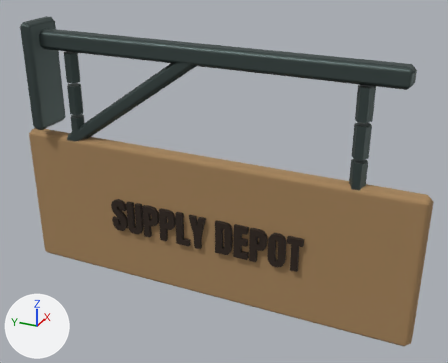
One commit to the glTF model public/models/SignWreckRoom.glb: the scene before it, then after it.
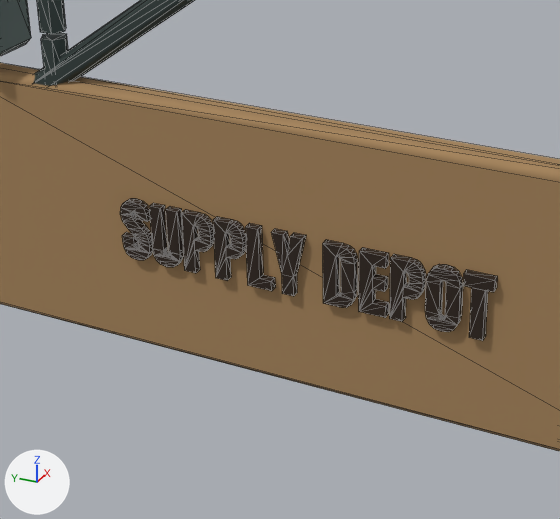
There are two pictures of each version: one whole from a 50 mm camera at (-1.353, -1.142, 3.349) aimed at (0.014, -0.527, 2.666), one close up on the part from 11% to 75% of the width and 27% to 100% of the height. Every picture has the same lights, and +X, +Y and +Z are marked at lower left. The first two pictures are the older version. The close-ups show mesh edges as thin lines. Vertices at exactly the same position are counted once.

Names of what the first close-up shows: 'SignWreckRoom.001'.
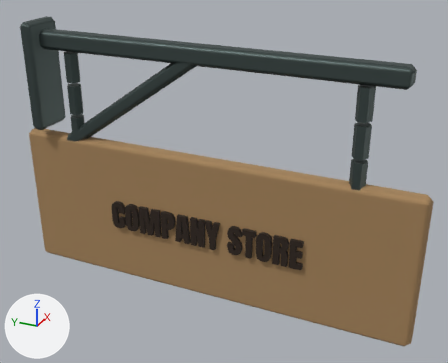
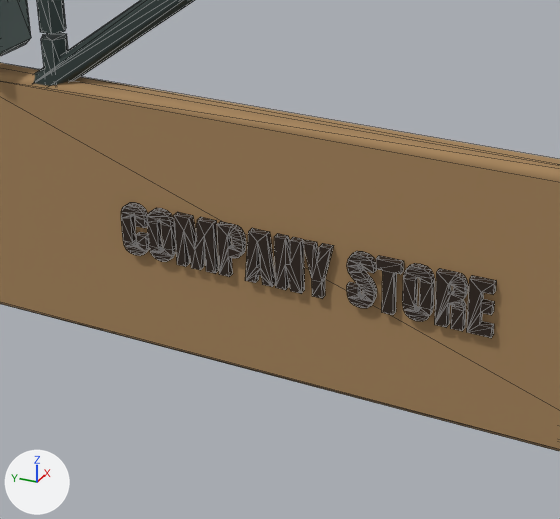
Diff of the bpy script that builds the scene:
```diff
--- a/public/models/SignWreckRoom.glb.py
+++ b/public/models/SignWreckRoom.glb.py
@@ me_signwreckroom @@
 # used by ob_signwreckroom_001; location = (0.0, 0.0, 0.0)
-me_signwreckroom.from_pydata(...)  # 1184 vertices, 2280 faces; spans x -0.06..0.06, y -1.055..0.095, z 2.31..3.05
+me_signwreckroom.from_pydata(...)  # 1308 vertices, 2520 faces; spans x -0.06..0.06, y -1.055..0.095, z 2.31..3.05
+# me_signwreckroom part 1: the loose piece of 24 vertices spanning x -0.036..-0.024, y -0.616..-0.577, z 2.473..2.568 is scaled about its middle by 0.861, then moved by (0.0, -0.152, 0.0)
+# me_signwreckroom part 2: the loose piece of 60 vertices spanning x -0.036..-0.024, y -0.72..-0.673, z 2.473..2.569 is scaled about its middle by 0.861, then moved by (0.0, 0.036, 0.0)
+# me_signwreckroom part 3: the loose piece of 16 vertices spanning x -0.036..-0.024, y -0.766..-0.724, z 2.473..2.568 is scaled about its middle by 0.861, then moved by (0.0, 0.126, 0.0)
+# me_signwreckroom part 4: the loose piece of 114 vertices spanning x -0.036..-0.024, y -0.242..-0.196, z 2.473..2.569 is scaled about its middle by 0.861, then moved by (0.0, -0.359, 0.0)
+# me_signwreckroom part 5: the loose piece of 18 vertices spanning x -0.036..-0.024, y -0.492..-0.444, z 2.473..2.568 is scaled about its middle by 0.861, then moved by (0.0, -0.045, 0.0)
+# me_signwreckroom part 6: the loose piece of 56 vertices spanning x -0.036..-0.024, y -0.398..-0.352, z 2.473..2.568 is scaled about its middle by 0.861, then moved by (0.0, -0.002, 0.0)
+# me_signwreckroom part 7: the loose piece of 60 vertices spanning x 0.024..0.036, y -0.287..-0.24, z 2.473..2.569 is turned 180 degrees about the z axis through its middle and scaled by 0.861, then moved by (-0.06, 0.003, 0.0)
+# me_signwreckroom part 8: the loose piece of 56 vertices spanning x -0.036..-0.024, y -0.346..-0.3, z 2.473..2.568 is rebuilt with 26 vertices and now spans x -0.035..-0.025, y -0.351..-0.287, z 2.48..2.561
+# me_signwreckroom part 9: the loose piece of 12 vertices spanning x -0.036..-0.024, y -0.442..-0.404, z 2.473..2.568 is rebuilt with 24 vertices and now spans x -0.035..-0.025, y -0.443..-0.4, z 2.48..2.561
+# me_signwreckroom part 10: a new loose piece of 84 vertices spanning x -0.035..-0.025, y -0.236..-0.196, z 2.479..2.562, in mat_cgl_ink (black #2b1d12)
+# me_signwreckroom part 11: a new loose piece of 68 vertices spanning x -0.035..-0.025, y -0.727..-0.687, z 2.48..2.561, in mat_cgl_ink (black #2b1d12)
+# me_signwreckroom part 12: a new loose piece of 20 vertices spanning x -0.035..-0.025, y -0.488..-0.448, z 2.48..2.561, in mat_cgl_ink (black #2b1d12)
+# me_signwreckroom part 13: 6 loose pieces with 304 vertices, spanning x -0.036..0.036, y -0.713..-0.247, z 2.473..2.568, are deleted
+# other edits to the shape of me_signwreckroom do not show in these pictures
 me_signwreckroom.materials.append(mat_cgl_steel)
```

Location of each change, (x1, y1, x2, y2) in pixels of the close-ups (560 x 519 px; the box of a moved part takes in the faces that stretch with it):
part 1 of me_signwreckroom, moved or reshaped
    before: (359, 248, 389, 318)
    after: (467, 275, 496, 338)
part 2 of me_signwreckroom, moved or reshaped
    before: (425, 264, 463, 332)
    after: (403, 263, 434, 321)
part 3 of me_signwreckroom, moved or reshaped
    before: (463, 270, 497, 341)
    after: (376, 255, 404, 315)
part 4 of me_signwreckroom, moved or reshaped
    before: (121, 198, 153, 260)
    after: (347, 251, 377, 308)
part 5 of me_signwreckroom, moved or reshaped
    before: (271, 229, 306, 296)
    after: (303, 240, 333, 298)
part 6 of me_signwreckroom, moved or reshaped
    before: (213, 216, 246, 280)
    after: (217, 221, 246, 277)
part 7 of me_signwreckroom, moved or reshaped (not visible before)
    after: (147, 208, 176, 262)
part 8 of me_signwreckroom, rebuilt (32% wider)
    before: (181, 210, 214, 273)
    after: (174, 212, 218, 273)
part 9 of me_signwreckroom, rebuilt (13% shorter)
    before: (246, 223, 275, 291)
    after: (245, 228, 275, 287)
part 10 of me_signwreckroom, added
    after: (121, 202, 149, 256)
part 11 of me_signwreckroom, added
    after: (435, 268, 468, 331)
part 12 of me_signwreckroom, added
    after: (274, 234, 304, 294)
part 13 of me_signwreckroom, deleted
    before: (149, 203, 426, 322)
